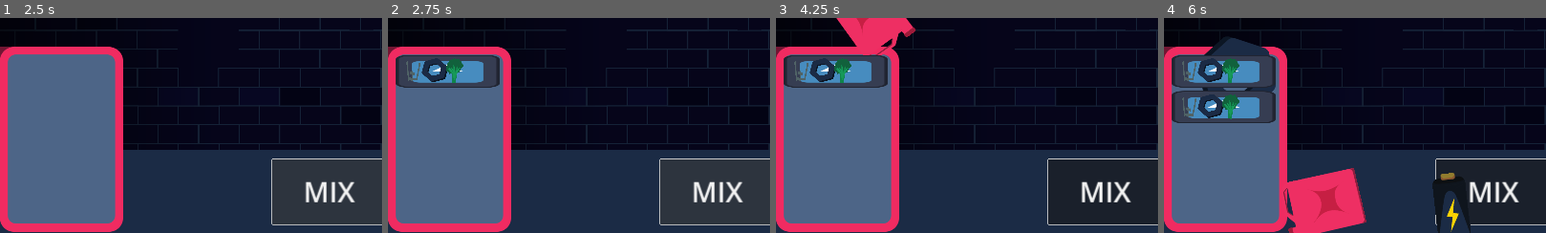
Above: before the commit, frames 1-4 (left to right).
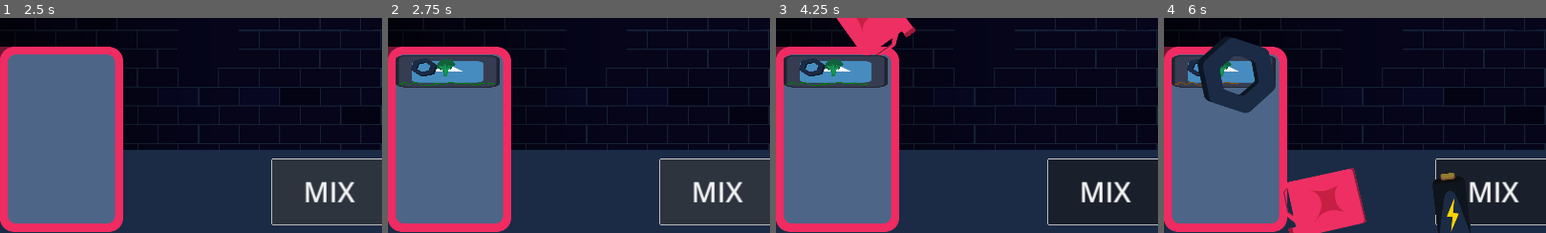
Above: after the commit, the same moments.

Repository: Daxidz/orbital-5-cyberpunk
Game: Godot game, scene res://src/main.tscn
Two runs of this game, one before a commit and one after it. Both use one fixed random seed, a clock stepped at 60 frames per second and the inputs below. The engine's default icon, where the game draws it, is replaced by a stand-in: a white triangle on a blue panel in a dark square.
Inputs (mouse positions are % of the whole screen's width and height, from its top left):
- Up to frame 1 (2.5 s): click "MIX" at 0.5 s; click "MIX" at 1.25 s; click "MIX" at 2 s
- Up to frame 2 (2.75 s): no input
- Up to frame 3 (4.25 s): move the mouse to (11, 19) at 2.77 s; press the mouse at (11, 19) at 2.78 s; move the mouse to (9, 18) at 3.52 s; release the mouse at (9, 18) at 3.53 s; click (9, 18) at 3.6 s
- Up to frame 4 (6 s): move the mouse to (8, 31) at 4.27 s; press the mouse at (8, 31) at 4.28 s; move the mouse to (9, 19) at 5.02 s; release the mouse at (9, 19) at 5.03 s; click (9, 19) at 5.1 s; move the mouse to (9, 28) at 5.77 s; press the mouse at (9, 28) at 5.78 s
The pictures show only the part of the screen within x 6-56%, y 50-100%; the shares and areas given below are measured in that part.

Frame 1 is identical in both runs. In frame 2, 1.1% of the frame differs, in the area x 2-28%, y 18-32%; in frame 3, 1.1%; in frame 4, 5.8%, in the area x 2-30%, y 17-49%.

Commit message:
Implement recipes timer

Diff:
--- a/src/recipe_panel.tscn
+++ b/src/recipe_panel.tscn
@@ -1,10 +1,11 @@
-[gd_scene load_steps=6 format=3 uid="uid://5unhdvcfbxs3"]
+[gd_scene load_steps=7 format=3 uid="uid://5unhdvcfbxs3"]
 
 [ext_resource type="Texture2D" uid="uid://b2wk70bgifw7o" path="res://icon.svg" id="1_wxxja"]
 [ext_resource type="Texture2D" uid="uid://bgcp0esr0akll" path="res://res/img/mixer.png" id="2_ulxyl"]
 [ext_resource type="Texture2D" uid="uid://c3ljnmxo4m6ux" path="res://res/img/ingredients/ampoule.svg" id="3_8mwrm"]
 [ext_resource type="Texture2D" uid="uid://dh72gdkithqyd" path="res://res/img/ingredients/boulon.svg" id="4_28l5s"]
 [ext_resource type="Texture2D" uid="uid://bwh2rg3puigin" path="res://res/img/ingredients/brocoli.svg" id="5_uddyp"]
+[ext_resource type="Texture2D" uid="uid://4ip7w0yjoc65" path="res://res/img/tapis.png" id="6_qqfdw"]
 
 [node name="RecipePanel" type="Node2D"]
 
@@ -14,24 +15,34 @@
 centered = false
 
 [node name="RecipeIcon" type="Sprite2D" parent="Background"]
-position = Vector2(21.7898, 63.5549)
+visible = false
+position = Vector2(18.636, 62.439)
 scale = Vector2(0.157796, 1)
 texture = ExtResource("2_ulxyl")
 
 [node name="Ingredient1" type="Sprite2D" parent="Background"]
 visible = false
-position = Vector2(48.2898, 59.5549)
-scale = Vector2(0.166449, 0.477901)
+position = Vector2(34.9863, 48.7805)
+scale = Vector2(0.167443, 0.366999)
 texture = ExtResource("3_8mwrm")
 
 [node name="Ingredient2" type="Sprite2D" parent="Background"]
 visible = false
-position = Vector2(72.6806, 61.5549)
-scale = Vector2(0.110304, 0.483503)
+position = Vector2(61.9595, 50.3415)
+scale = Vector2(0.118351, 0.34476)
 texture = ExtResource("4_28l5s")
 
 [node name="Ingredient3" type="Sprite2D" parent="Background"]
 visible = false
-position = Vector2(102.7, 61.5549)
-scale = Vector2(0.132239, 0.540201)
+position = Vector2(88.9327, 50.3415)
+scale = Vector2(0.114057, 0.380439)
 texture = ExtResource("5_uddyp")
+
+[node name="TimerBar" type="TextureProgressBar" parent="Background"]
+offset_left = 3.92338
+offset_top = 101.463
+offset_right = 483.923
+offset_bottom = 192.463
+scale = Vector2(0.25, 0.25)
+value = 50.0
+texture_progress = ExtResource("6_qqfdw")
--- a/src/recipes_manager.gd
+++ b/src/recipes_manager.gd
@@ -1,9 +1,11 @@
 class_name RecipesManager extends Node
 
-@export var SPAWN_INTERVAL_MIN: float = 3
-@export var SPAWN_INTERVAL_MAX: float = 6
+@export var SPAWN_INTERVAL_MIN: float = 3		# seconds
+@export var SPAWN_INTERVAL_MAX: float = 6		# seconds
+@export var RECIPE_TIME_EXPIRATION: float = 10	# seconds
+@export var TIMER_INTERVAL: float = 0.5			# seconds
 
-@export var TIMER_INTERVAL: float = 0.5
+var TIMER_TICKS_PER_SEC: float = 1 / TIMER_INTERVAL
 
 var ampoule_texture = preload("res://res/img/ingredients/ampoule.svg")
 var boulon_texture = preload("res://res/img/ingredients/boulon.svg")
@@ -40,6 +42,36 @@
 
 var recipes_panels: Array = []
 
+func _process(_delta):
+	self.redraw_timers()
+
+func redraw_timers():
+	var now = Time.get_ticks_msec()
+	var to_remove = []
+
+	for i in range(self.recipes_panels.size()):
+		var panel = self.recipes_panels[i] as Node2D
+		var timer_bar = panel.get_child(0).get_child(4) as TextureProgressBar
+
+		var elapsed = (now - self.ongoing_recipes[i].time) / 1000
+		var progress = 100 - (elapsed / RECIPE_TIME_EXPIRATION) * 100
+		timer_bar.set_value_no_signal(progress)
+		if (progress >= 66):
+			timer_bar.tint_progress = Color.GREEN
+		elif (progress <= 33):
+			timer_bar.tint_progress = Color.RED
+		else:
+			timer_bar.tint_progress = Color.ORANGE
+		if (progress >= 0.1):
+			timer_bar.queue_redraw()
+		else:
+			to_remove.push_back(i)
+
+	for idx in to_remove:
+		self.recipes_panels.remove_at(idx)
+		self.ongoing_recipes.remove_at(idx)
+		self.redraw_recipes()
+
 func redraw_recipes():
 	var main = get_tree().get_root().get_node("Main")
 	var screen = main.get_node("Ecran") as Sprite2D
@@ -61,6 +93,8 @@
 			var sprite = panel.get_child(0).get_child(j + 1) as Sprite2D
 			sprite.set_texture(TEXTURES[ingredient])
 			sprite.show()
+		var timer_bar = panel.get_child(0).get_child(4) as TextureProgressBar
+		timer_bar.set_value_no_signal(60)
 		panel.position.x = x
 		panel.position.y = y + ((80 + 10) * i)
 		main.add_child(panel)
@@ -68,13 +102,12 @@
 		i += 1
 
 func generate_next_spawn():
-	self.next_spawn_tick = self.timer_tick + self.rng.randf_range(SPAWN_INTERVAL_MIN, SPAWN_INTERVAL_MAX)
+	self.next_spawn_tick = self.timer_tick + self.rng.randf_range(SPAWN_INTERVAL_MIN * TIMER_TICKS_PER_SEC, SPAWN_INTERVAL_MAX * TIMER_TICKS_PER_SEC)
 
 func spawn_new_recipe():
-	var recipe: Recipe = RECIPES[self.rng.randi_range(0, RECIPES.size() - 1)]
-	self.ongoing_recipes.append(recipe.duplicate())
-
-	print_debug("Added new recipe: %s" % recipe)
+	var recipe: Recipe = RECIPES[self.rng.randi_range(0, RECIPES.size() - 1)].duplicate()
+	recipe.time = Time.get_ticks_msec()
+	self.ongoing_recipes.append(recipe)
 
 	self.redraw_recipes()
 	self.generate_next_spawn()
@@ -104,8 +137,10 @@
 
 class Recipe:
 	var ingredients: Array
+	var time: float
 
-	func _init(ingredients: Array):
+	func _init(ingredients: Array, time: float = Time.get_ticks_msec()):
+		self.time = time
 		self.ingredients.append_array(ingredients)
 		self.ingredients.sort()
 
@@ -118,4 +153,4 @@
 		return result
 
 	func duplicate():
-		return Recipe.new(ingredients.duplicate())
+		return Recipe.new(self.ingredients.duplicate(), self.time)
